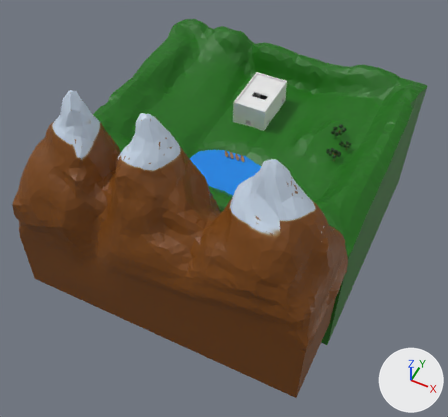
An edit to the OBJ model data/models/ShootingRange.obj, drawn before and after from the same camera.
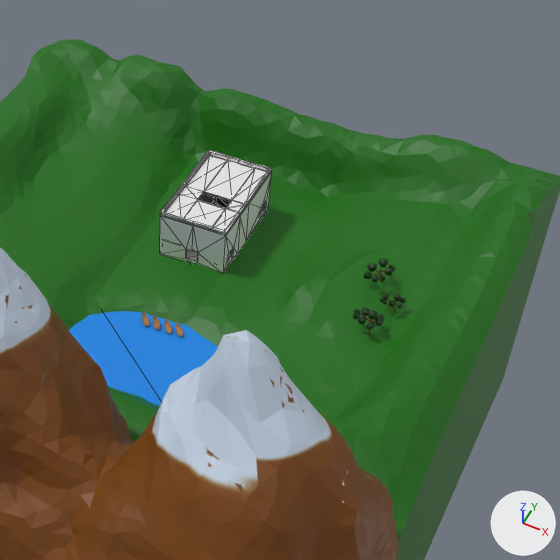
Each version is shown whole from a camera (50 mm lens) standing at (78.2, -181.0, 164.7) and looking at (6.1, -36.8, -15.6), then close up on the part from 35% to 95% of the width and 0% to 65% of the height. Arrows for +X, +Y and +Z are at lower right; the lights stay in place. The close-ups show mesh edges as thin lines. Where no turn or scale is listed for an object, it has been applied to the vertices. Vertices at the same position are counted once.

Script lines for the objects in view, before the commit:
```python
me_buildingexterior_cube = bpy.data.meshes.new('BuildingExterior_Cube')
me_buildingexterior_cube.from_pydata(...)  # 108 vertices, 228 faces; spans x -7.0..6.9, y -2.2..20.3, z -3.1..7.2
me_buildingexterior_cube.materials.append(mat_bricks)  # its picture is missing
me_roof_cube_007 = bpy.data.meshes.new('Roof_Cube.007')
me_roof_cube_007.from_pydata(...)  # 32 vertices, 66 faces; spans x -6.6..6.5, y -1.8..20.0, z 6.2..6.5
me_roof_cube_007.materials.append(mat_wood)  # its picture is missing
me_world_cube_011 = bpy.data.meshes.new('World_Cube.011')
me_world_cube_011.from_pydata(...)  # 4571 vertices, 9138 faces; spans x -55.4..59.8, y -56.2..46.8, z -51.6..12.9
me_world_cube_011.materials.append(mat_grass)  # dark green #136b00
ob_buildingexterior_cube = bpy.data.objects.new('BuildingExterior_Cube', me_buildingexterior_cube)
ob_buildingexterior_cube.location = (0.0, 0.0, 0.0)
ob_roof_cube_007 = bpy.data.objects.new('Roof_Cube.007', me_roof_cube_007)
ob_roof_cube_007.location = (0.0, 0.0, 0.0)
ob_world_cube_011 = bpy.data.objects.new('World_Cube.011', me_world_cube_011)
ob_world_cube_011.location = (0.0, 0.0, 0.0)
# also in view: 'Water-nocollide_Plane' at (3.2, -31.5, -4.4); 'Mountains_Cube.012' at (3.4, -70.2, 6.5)
```
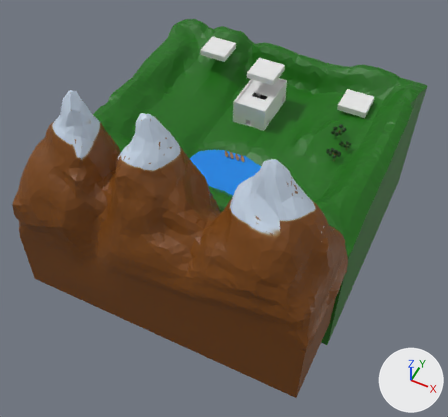
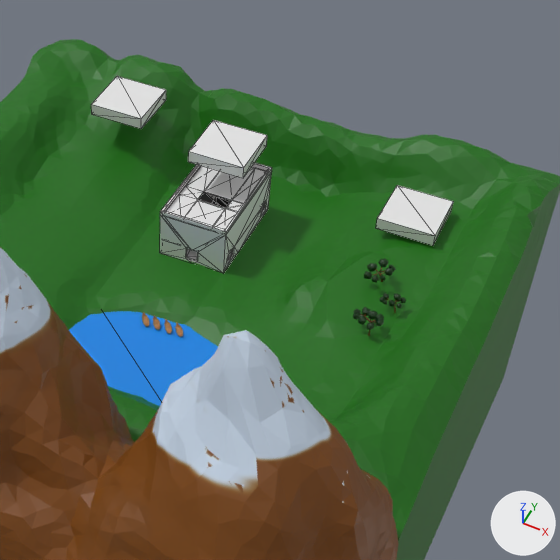
Location of each change, (x1, y1, x2, y2) in pixels of the close-ups (560 x 560 px):
'BuildingExterior_Cube', reshaped: before (160, 150, 272, 273); after (160, 162, 272, 273)
'LootZone1-nomesh.001_Cube.018', added: after (376, 185, 454, 245)
'LootZone1-nomesh_Cube.020', added: after (188, 120, 267, 178)
'LootZone1-nomesh.002_Cube.019', added: after (91, 76, 166, 129)

The change, as a diff of the scene's bpy script:
```diff
--- a/data/models/ShootingRange.obj.py
+++ b/data/models/ShootingRange.obj.py
@@ me_buildingexterior_cube @@
 # used by ob_buildingexterior_cube; location = (0.0, 0.0, 0.0)
-me_buildingexterior_cube.from_pydata(...)  # 108 vertices, 228 faces; spans x -7.0..6.9, y -2.2..20.3, z -3.1..7.2
+me_buildingexterior_cube.from_pydata(...)  # 61 vertices, 134 faces; spans x -7.0..6.9, y -2.2..20.3, z -2.9..7.4
+# me_buildingexterior_cube part 1: the whole mesh is rebuilt
 me_buildingexterior_cube.materials.append(mat_bricks)
@@ me_lootzone1_nomesh_cube_020 @@
+me_lootzone1_nomesh_cube_020.from_pydata(...)  # a box spanning x -5.89..5.68, y 7.82..19.39, z 12.86..15.33
+me_lootzone1_nomesh_cube_020.materials.append(mat_none)  # white #e7e7e7
@@ me_lootzone1_nomesh_002_cube_019 @@
+me_lootzone1_nomesh_002_cube_019.from_pydata(...)  # a box spanning x -33.09..-21.52, y 18.82..30.39, z 8.68..11.15
+me_lootzone1_nomesh_002_cube_019.materials.append(mat_none)  # white #e7e7e7
@@ me_lootzone1_nomesh_001_cube_018 @@
+me_lootzone1_nomesh_001_cube_018.from_pydata(...)  # a box spanning x 30.96..42.53, y 15.28..26.85, z 4.43..6.89
+me_lootzone1_nomesh_001_cube_018.materials.append(mat_none)  # white #e7e7e7
@@ ob_lootzone1_nomesh_cube_020 @@
+ob_lootzone1_nomesh_cube_020 = bpy.data.objects.new('LootZone1-nomesh_Cube.020', me_lootzone1_nomesh_cube_020)
+ob_lootzone1_nomesh_cube_020.location = (0.0, 0.0, 0.0)
@@ ob_lootzone1_nomesh_002_cube_019 @@
+ob_lootzone1_nomesh_002_cube_019 = bpy.data.objects.new('LootZone1-nomesh.002_Cube.019', me_lootzone1_nomesh_002_cube_019)
+ob_lootzone1_nomesh_002_cube_019.location = (0.0, 0.0, 0.0)
@@ ob_lootzone1_nomesh_001_cube_018 @@
+ob_lootzone1_nomesh_001_cube_018 = bpy.data.objects.new('LootZone1-nomesh.001_Cube.018', me_lootzone1_nomesh_001_cube_018)
+ob_lootzone1_nomesh_001_cube_018.location = (0.0, 0.0, 0.0)
```
